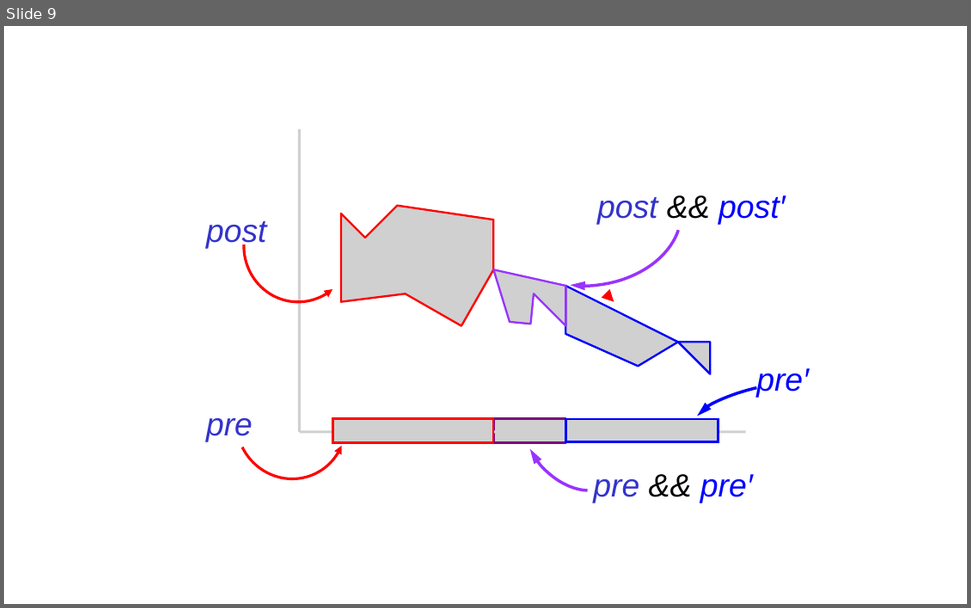
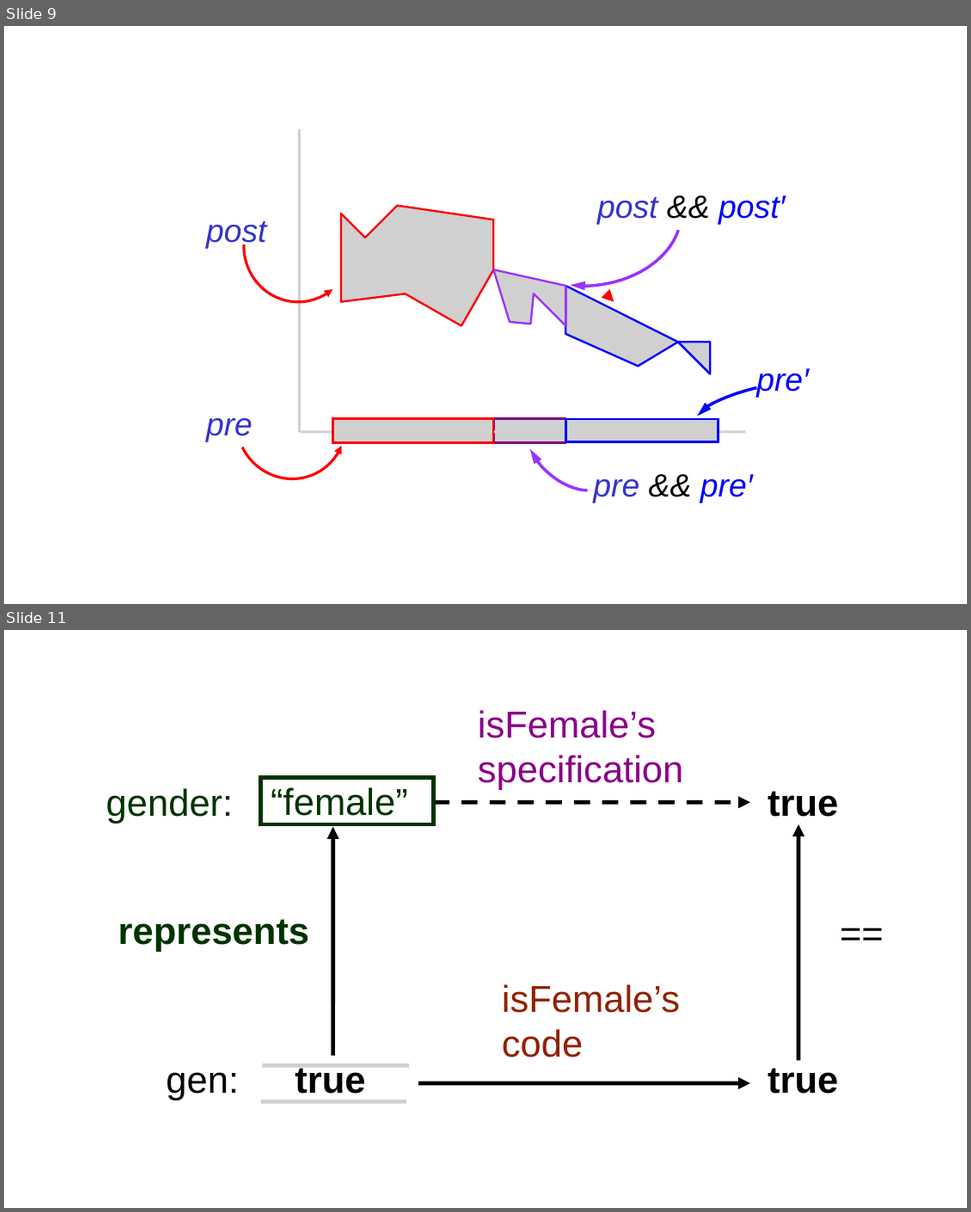
Before and after one commit to GaloisInc/ESCJava2, a slide deck: ESCTools/slides/CAV2007Tutorial/new-diagrams.ppt. Shown one above the other, each under a label of ours: slide 9 before the commit, slides 9 and 11 after it; the slides between them are not shown. The pictures are 971x608 and 971x1212 pixels, drawn with LibreOffice and Linux fonts; fonts in the diff are those of the drawing; grey boxes stand for pictures; background and template pictures are left out. Boxes give left, top, right and bottom in pixels: in the first picture for what was removed or moved away, otherwise in the second. Text is boxed around its words. In the diff, an @@ line names an element or a change of style, - is before the commit and + after.

```diff
--- a/ESCTools/slides/CAV2007Tutorial/new-diagrams.ppt
+++ b/ESCTools/slides/CAV2007Tutorial/new-diagrams.ppt
@@ slide 11 added at [4, 630, 967, 1208], background #FFFFFF @@
@@ text added at [478, 710, 683, 790], 28 pt, text #8A008A @@
+isFemale’s
+specification
@@ rectangle added at [261, 777, 434, 824], outline #003300 3 pt @@
@@ text added at [106, 788, 234, 824], 28 pt, text #003300 @@
+gender:
@@ text added at [271, 787, 408, 816], 28 pt, text #003300 @@
+“female”
@@ arrow added from (434, 802) to (750, 802), #000000 3 pt dashed @@
@@ text added at [768, 791, 838, 817], 28 pt, text #000000, bold @@
+true
@@ arrow added from (333, 1056) to (333, 826), #000000 3 pt @@
@@ arrow added from (799, 1061) to (799, 824), #000000 3 pt @@
@@ text added at [840, 910, 884, 954], 28 pt, text #000000 @@
+==
@@ text added at [118, 919, 309, 952], 28 pt, text #003300, bold @@
+represents
@@ text added at [502, 984, 680, 1057], 28 pt, text #912100 @@
+isFemale’s
+code
@@ picture added at [262, 1063, 410, 1067] @@
@@ text added at [295, 1063, 365, 1100], 28 pt, text #000000, bold @@
+true
@@ text added at [768, 1068, 838, 1094], 28 pt, text #000000, bold @@
+true
@@ text added at [166, 1072, 239, 1100], 28 pt, text #000000 @@
+gen:
@@ arrow added from (419, 1082) to (750, 1082), #000000 3 pt @@
@@ picture added at [261, 1100, 406, 1104] @@
```
Also in this commit, not shown: 1 other slide added, 19 other files.
